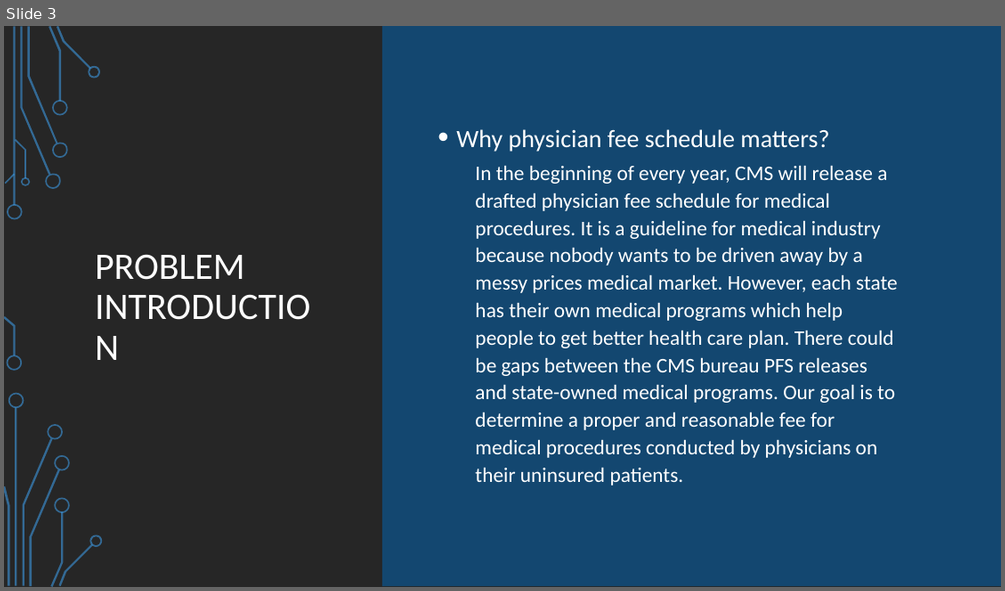
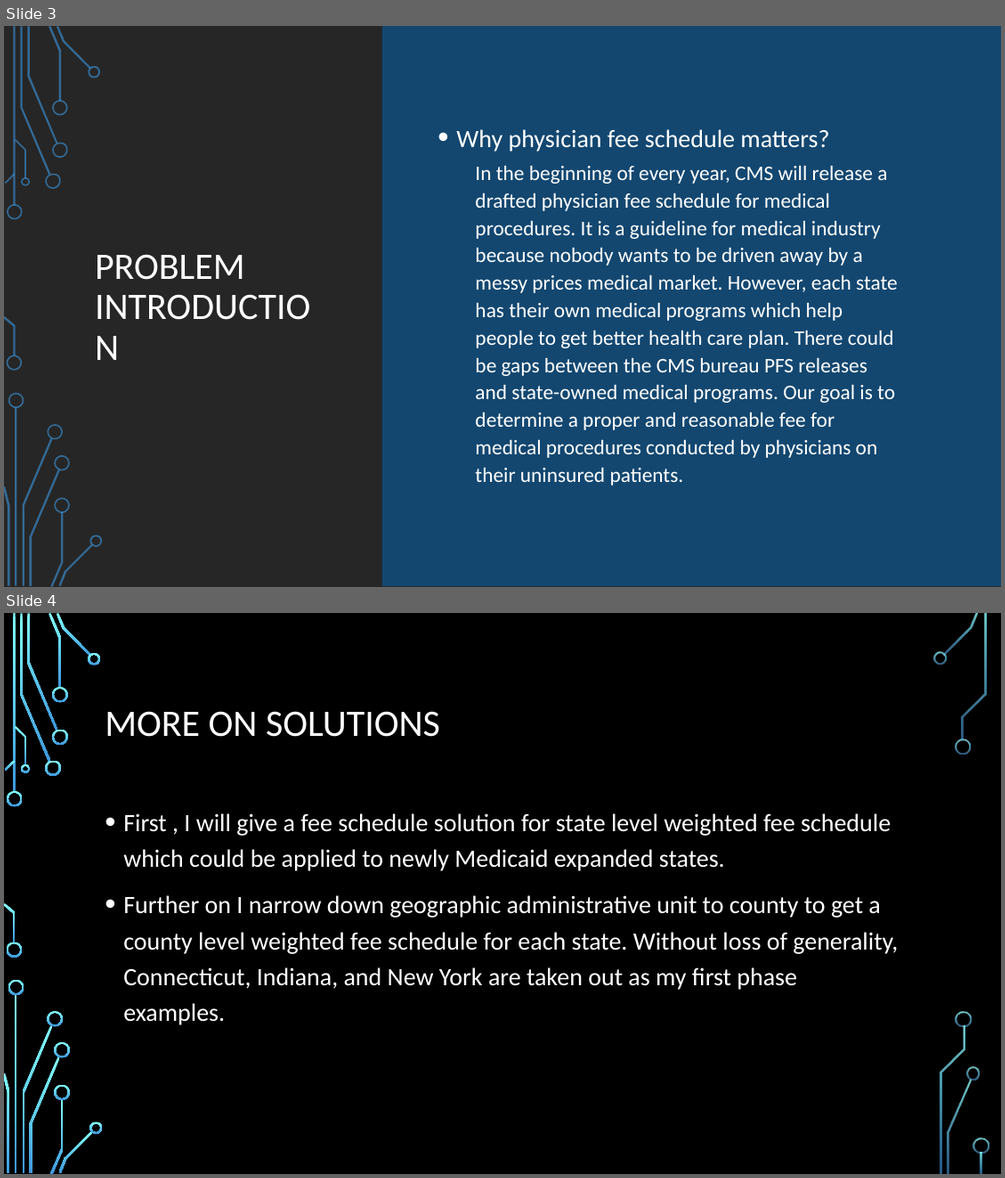
Before and after one commit to dev-hyang/data_analysis_medicaid, a slide deck: Presentation_v1.0.pptx. Shown one above the other, each under a label of ours: slide 3 before the commit, slides 3 and 4 after it. The pictures are 1005x591 and 1005x1178 pixels, drawn with LibreOffice and Linux fonts; fonts in the diff are those of the drawing; background and template pictures are left out. Boxes give left, top, right and bottom in pixels: in the first picture for what was removed or moved away, otherwise in the second. Text is boxed around its words. In the diff, an @@ line names an element or a change of style, - is before the commit and + after.

```diff
--- a/Presentation_v1.0.pptx
+++ b/Presentation_v1.0.pptx
@@ slide 4 added at [4,613,1001,1174], background picture (left out); not listed: 17 template elements that a slide beside it also shows @@
@@ title added at [105,711,440,737], 36 pt, text #FFFFFF @@
+MORE ON SOLUTIONS
@@ text added at [123,813,898,1025], 24 pt, text #FFFFFF @@
+• First , I will give a fee schedule solution for state level weighted fee schedule which could be applied to newly Medicaid expanded states.
+• Further on I narrow down geographic administrative unit to county to get a county level weighted fee schedule for each state. Without loss of generality, Connecticut, Indiana, and New York are taken out as my first phase examples.
@@ group added at [7,652,989,1172]: 19 freeform shapes @@
```
Also in this commit, not shown: 4 slides changed, 18 other slides added, 4 slides removed, 2 other files.
